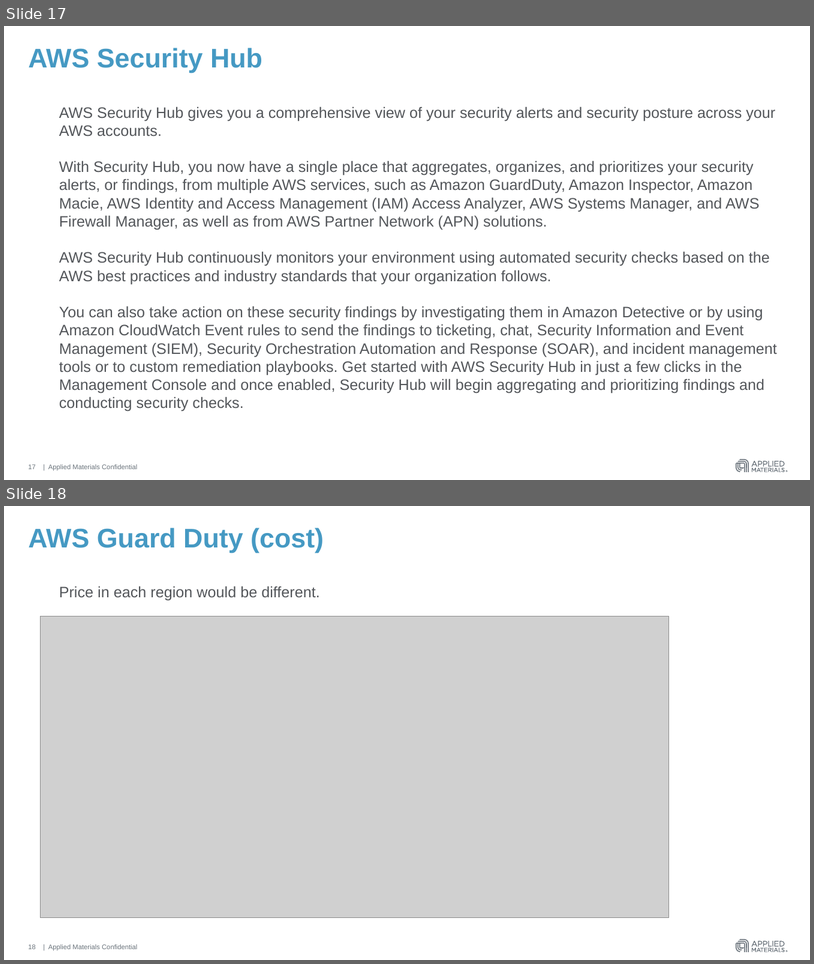
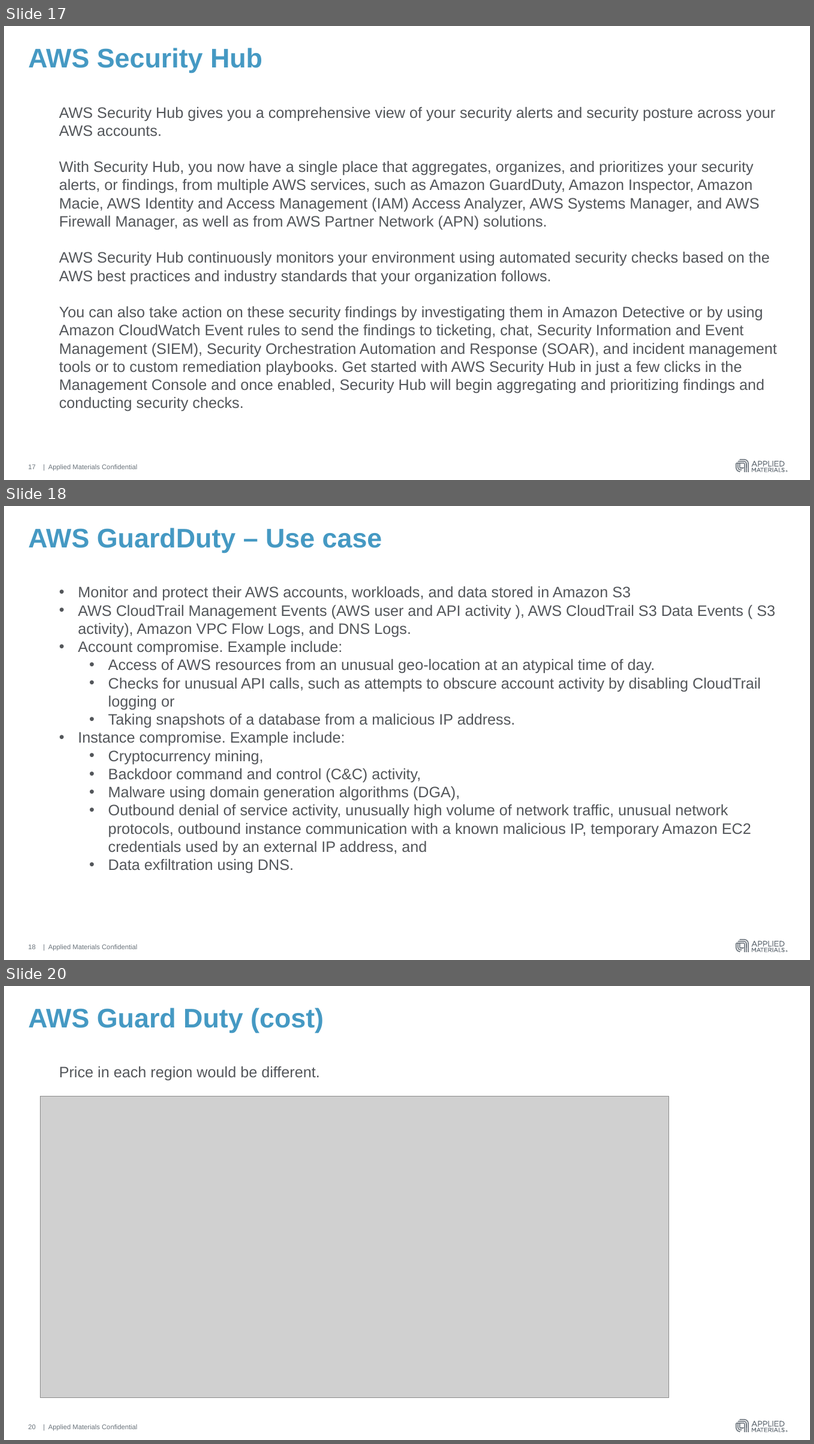
Before and after one commit to hmahajanHM/mytestrepo, a slide deck: AWS Guard Duty & Azure Security Center.pptx. Shown one above the other, each under a label of ours: slides 17 and 18 before the commit, slides 17, 18 and 20 after it; the slides between them are not shown. The pictures are 814x964 and 814x1444 pixels, drawn with LibreOffice and Linux fonts; fonts in the diff are those of the drawing; grey boxes stand for pictures. Boxes give left, top, right and bottom in pixels: in the first picture for what was removed or moved away, otherwise in the second. Text is boxed around its words. In the diff, an @@ line names an element or a change of style, - is before the commit and + after.

```diff
--- a/AWS Guard Duty & Azure Security Center.pptx
+++ b/AWS Guard Duty & Azure Security Center.pptx
@@ slide 18 added at (x1=4, y1=506, x2=810, y2=960), background #FFFFFF; not listed: 4 template elements that a slide beside it also shows @@
@@ title added at (x1=28, y1=528, x2=383, y2=553), 32 pt, text #4599C3, bold @@
+AWS GuardDuty – Use case
@@ text added at (x1=78, y1=586, x2=776, y2=873), 18 pt, text #53565A @@
+• Monitor and protect their AWS accounts, workloads, and data stored in Amazon S3
+• AWS CloudTrail Management Events (AWS user and API activity ), AWS CloudTrail S3 Data Events ( S3 activity), Amazon VPC Flow Logs, and DNS Logs.
+• Account compromise. Example include:
+  • Access of AWS resources from an unusual geo-location at an atypical time of day.
+  • Checks for unusual API calls, such as attempts to obscure account activity by disabling CloudTrail logging or
+  • Taking snapshots of a database from a malicious IP address.
+• Instance compromise. Example include:
+  • Cryptocurrency mining,
+  • Backdoor command and control (C&C) activity,
+  • Malware using domain generation algorithms (DGA),
+  • Outbound denial of service activity, unusually high volume of network traffic, unusual network protocols, outbound instance communication with a known malicious IP, temporary Amazon EC2 credentials used by an external IP address, and
+  • Data exfiltration using DNS.
@@ page number added at (x1=28, y1=944, x2=35, y2=949), 8 pt, text #6A737B @@
+18
@@ what was slide 18 is now slide 20 @@
@@ page number at (x1=28, y1=1424, x2=35, y2=1429): text changed @@
-18
+20
```
Also in this commit, not shown: 2 slides changed, 1 other slide added, 1 slide removed.
